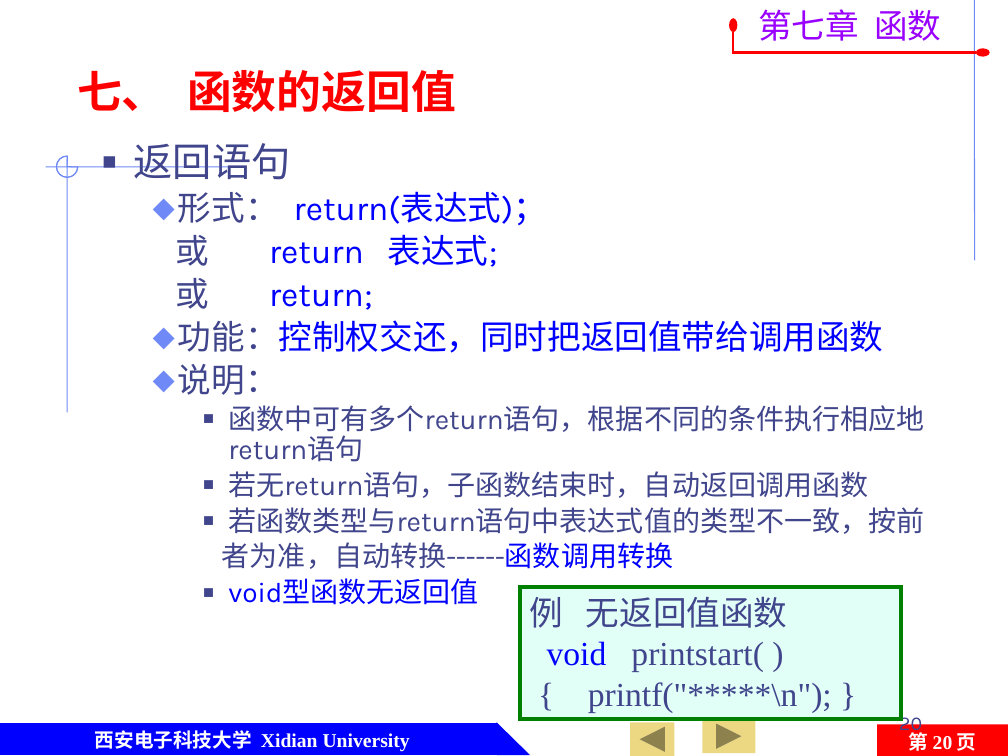
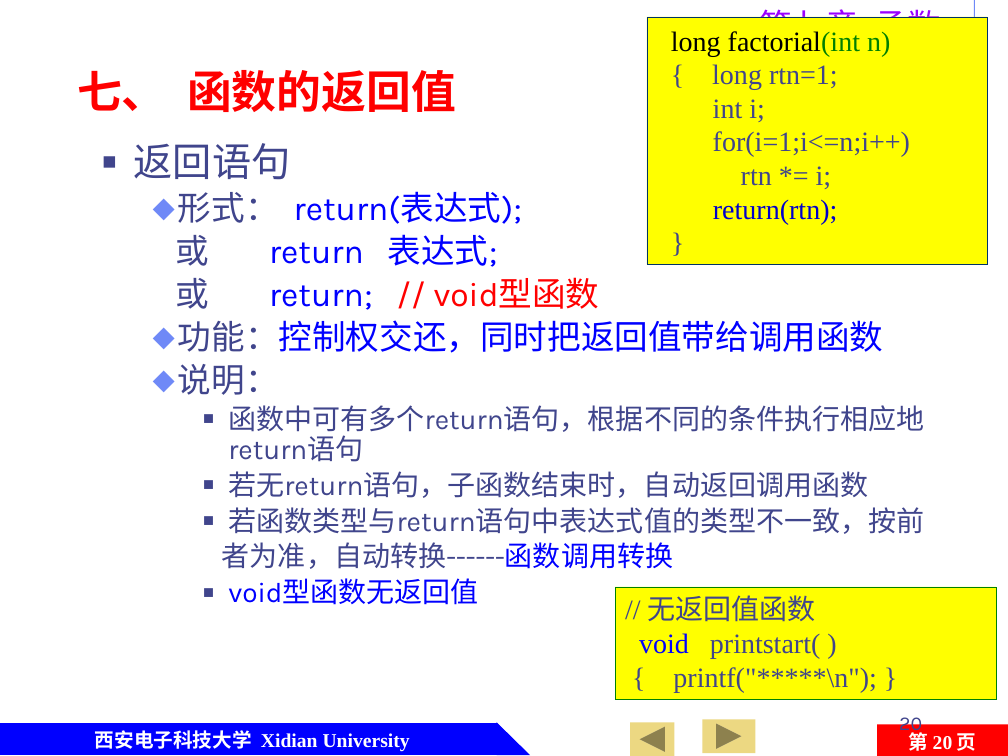
Before and after one commit to jtrfid/C-Repositories, a slide deck: slide 20 of 2016/C语言/课件/第7章 函数及变量存储类型.pptx. Drawn at 1008x756 pixels with LibreOffice and Linux fonts; fonts in the diff are those of the drawing; background and template pictures are left out. Boxes give left, top, right and bottom in pixels: in the first picture for what was removed or moved away, otherwise in the second. Text is boxed around its words. In the diff, an @@ line names an element or a change of style, - is before the commit and + after.

```diff
--- a/2016/C语言/课件/第7章 函数及变量存储类型.pptx
+++ b/2016/C语言/课件/第7章 函数及变量存储类型.pptx
@@ rectangle added at <box>647,17,988,265</box>, fill #FFFF00, outline #003366 0.25 pt, 20 pt, text #40458C @@
+long factorial(int n)
+{ long rtn=1;
+int i;
+for(i=1;i<=n;i++)
+rtn *= i;
+return(rtn);
+}
@@ freeform shape removed at <box>733,25,983,52</box> @@
@@ line removed from (242, 167) to (45, 167) @@
@@ freeform shape removed at <box>56,156,78,177</box> @@
@@ line removed from (68, 156) to (68, 412) @@
@@ text at <box>178,191,522,224</box>: text changed @@
-    ⬥ 形式： return(表达式)；
+    ⬥ 形式： return(表达式);
@@ text at <box>175,277,600,310</box>: text changed; text colour #0000FF to #FF0000 @@
-    或 return;
+    或 return; // void型函数
@@ rectangle "// 无返回值函数": place and size @@
-rectangle "// 无返回值函数" at <box>520,587,901,719</box>
+rectangle "// 无返回值函数" at <box>615,587,996,699</box>
@@ rectangle "// 无返回值函数" at <box>615,587,996,699</box>: fill #E1FFF7 to #FFFF00; outline #008000 3 pt to #008000 0.25 pt @@
@@ text in rectangle at <box>648,595,816,622</box>: text changed; size 24 to 20 pt @@
-例 无返回值函数
+// 无返回值函数
@@ text in rectangle at <box>639,633,876,692</box>: size 24 to 20 pt in "void printstart( )", "{ printf("*****\n"); }" @@
```
Also in this commit, not shown: 61 other slides changed, 1 slide added, 3 other files.
